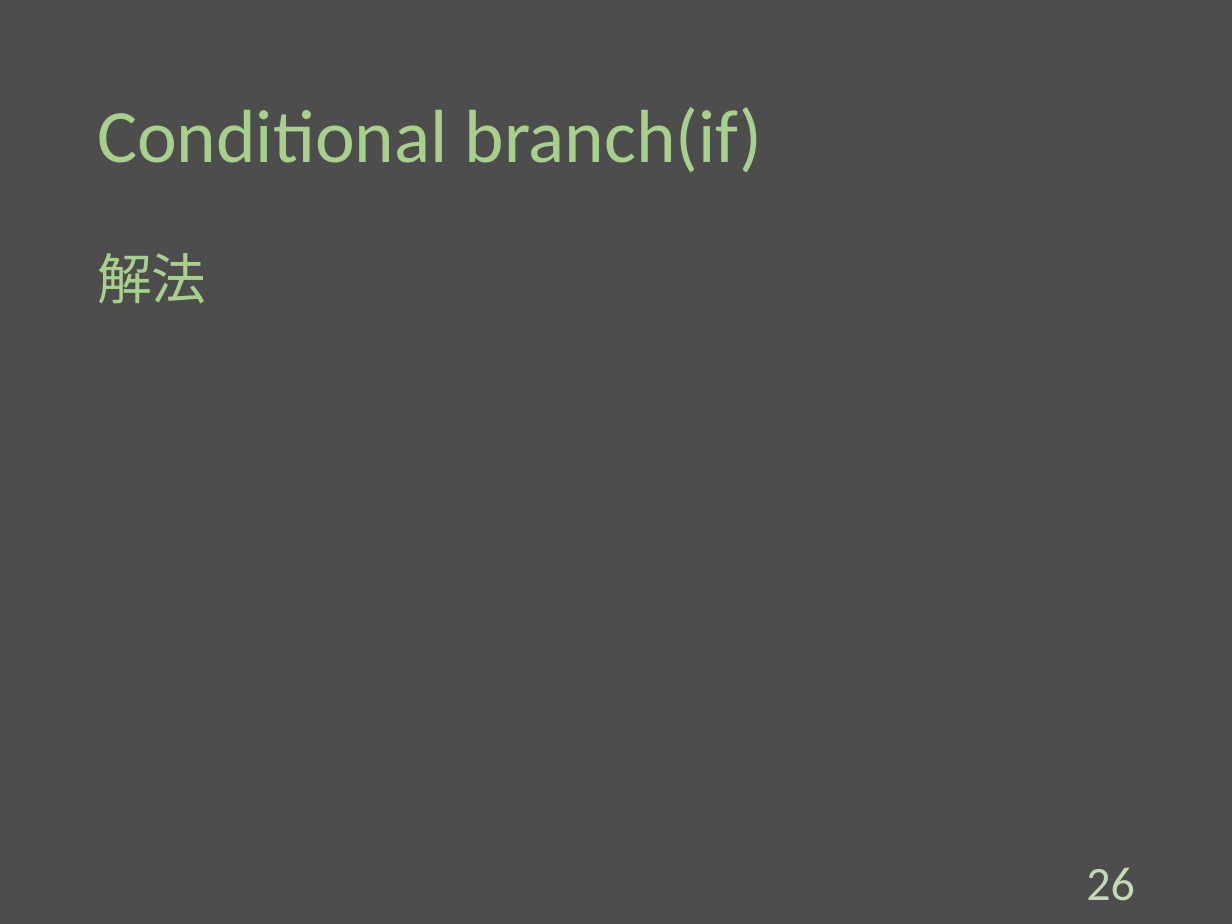
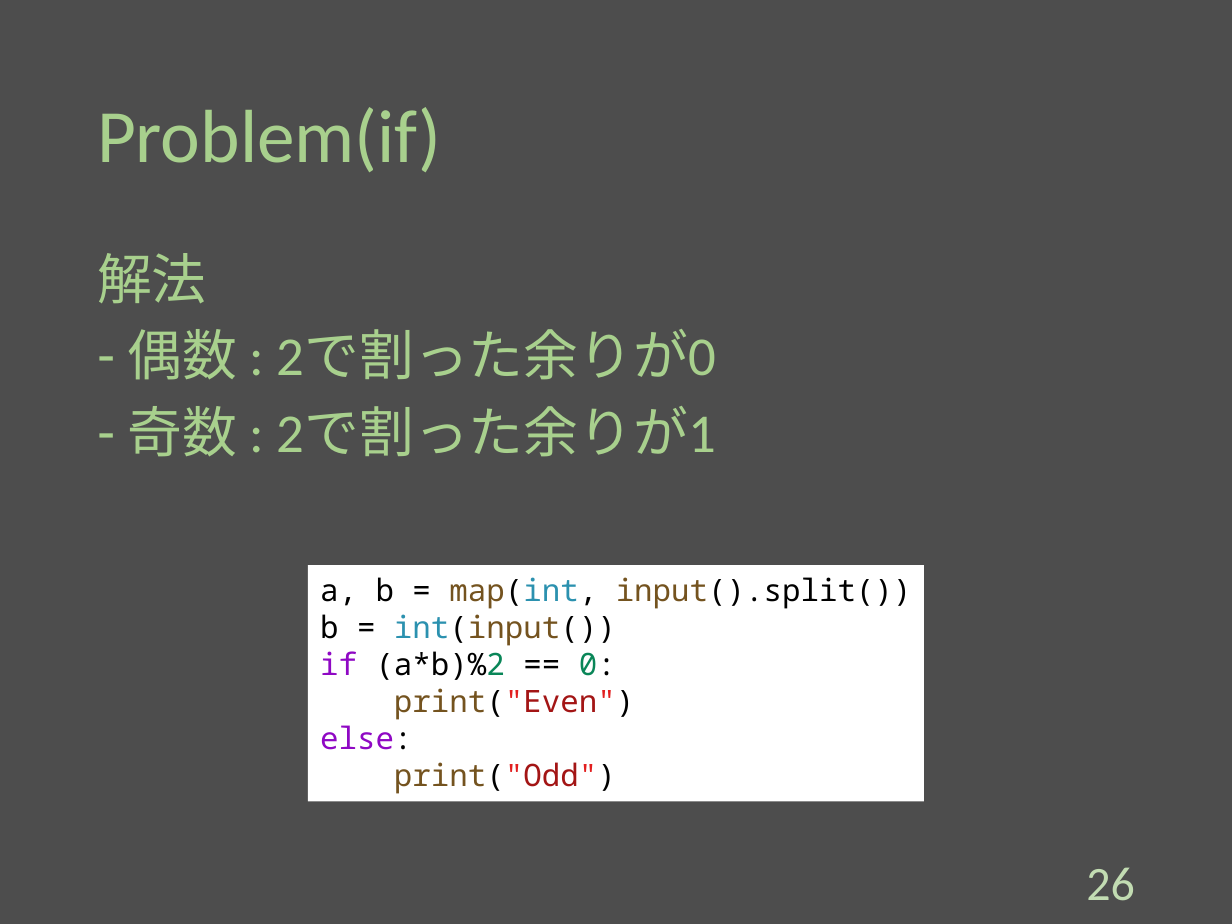
Before and after one commit to Melbeck777/program_seminar, a slide deck: slide 27 of ProgramSlide.pptx. Drawn at 1232x924 pixels with LibreOffice and Linux fonts; fonts in the diff are those of the drawing. Boxes give left, top, right and bottom in pixels: in the first picture for what was removed or moved away, otherwise in the second. Text is boxed around its words. In the diff, an @@ line names an element or a change of style, - is before the commit and + after.

Commit message:
[add]:Write conditional branch and repeat section.

```diff
--- a/ProgramSlide.pptx
+++ b/ProgramSlide.pptx
@@ title at bbox=[97, 107, 442, 172]: text changed @@
-Conditional branch(if)
+Problem(if)
@@ text at bbox=[128, 329, 716, 457]: paragraphs added @@
+– 偶数 : 2で割った余りが0
+– 奇数 : 2で割った余りが1
@@ rectangle added at bbox=[308, 565, 924, 802], fill #FFFFFF, 18 pt, text #000000 @@
+a, b = map(int, input().split())
+b = int(input())
+if (a*b)%2 == 0:
+print("Even")
+else:
+print("Odd")
```
Also in this commit, not shown: 3 other slides changed, 7 slides added.
